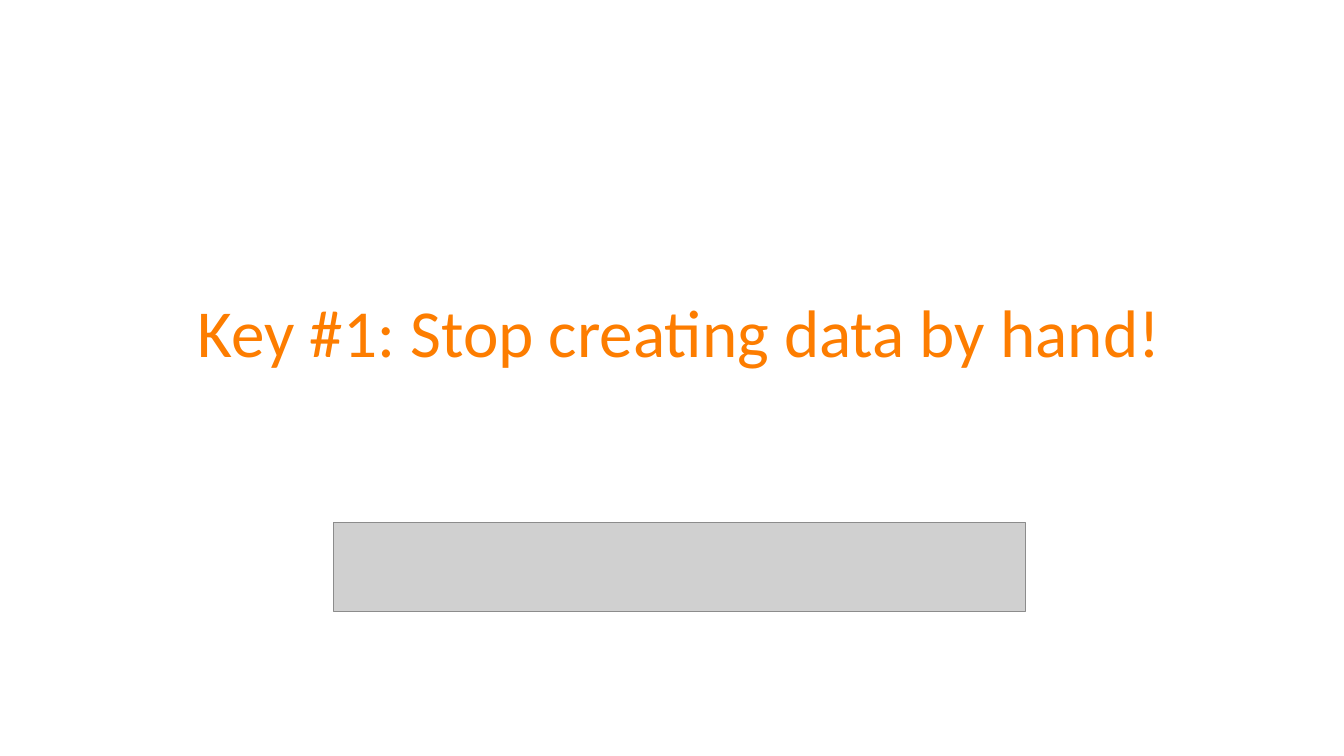
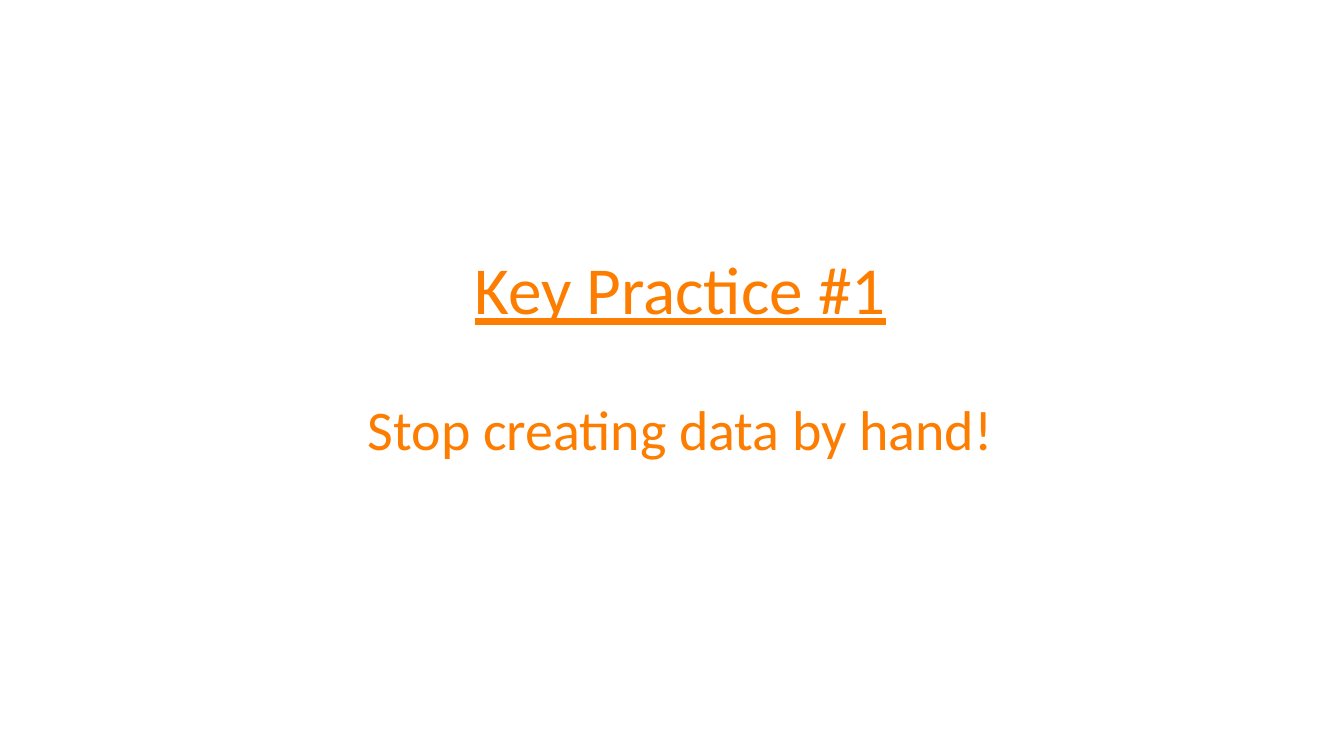
Before and after one commit to spetryjohnson/Talk-Patterns_of_Effective_Test_Setup, a slide deck: slide 27 of POETS - CodeMash 2017.pptx (slide 26 before the commit). Drawn at 1344x756 pixels with LibreOffice and Linux fonts; fonts in the diff are those of the drawing; grey boxes stand for pictures. Boxes give left, top, right and bottom in pixels: in the first picture for what was removed or moved away, otherwise in the second. Text is boxed around its words. In the diff, an @@ line names an element or a change of style, - is before the commit and + after.

```diff
--- a/POETS - CodeMash 2017.pptx
+++ b/POETS - CodeMash 2017.pptx
@@ title at [368,267,992,460]: text changed; size 48 to 40 pt @@
-Key #1: Stop creating data by hand!
+Key Practice #1
+Stop creating data by hand!
@@ picture removed at [334,522,1025,612] @@
```
Also in this commit, not shown: 14 other slides changed, 12 slides added, 11 slides removed, 1 other file.
